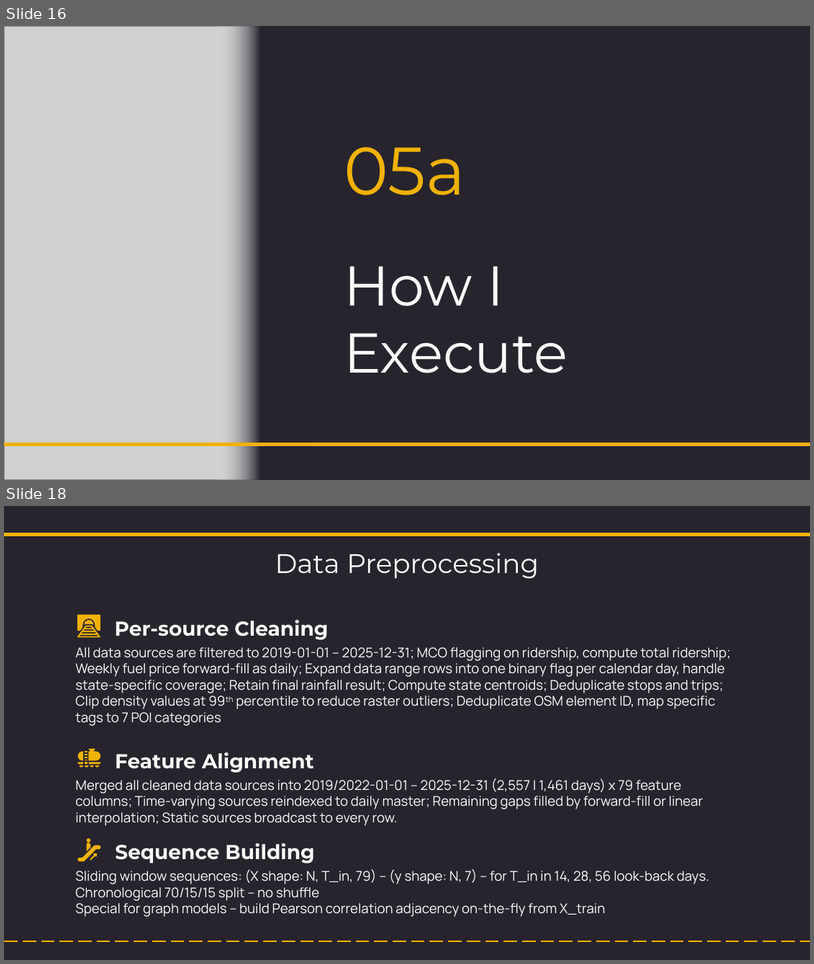
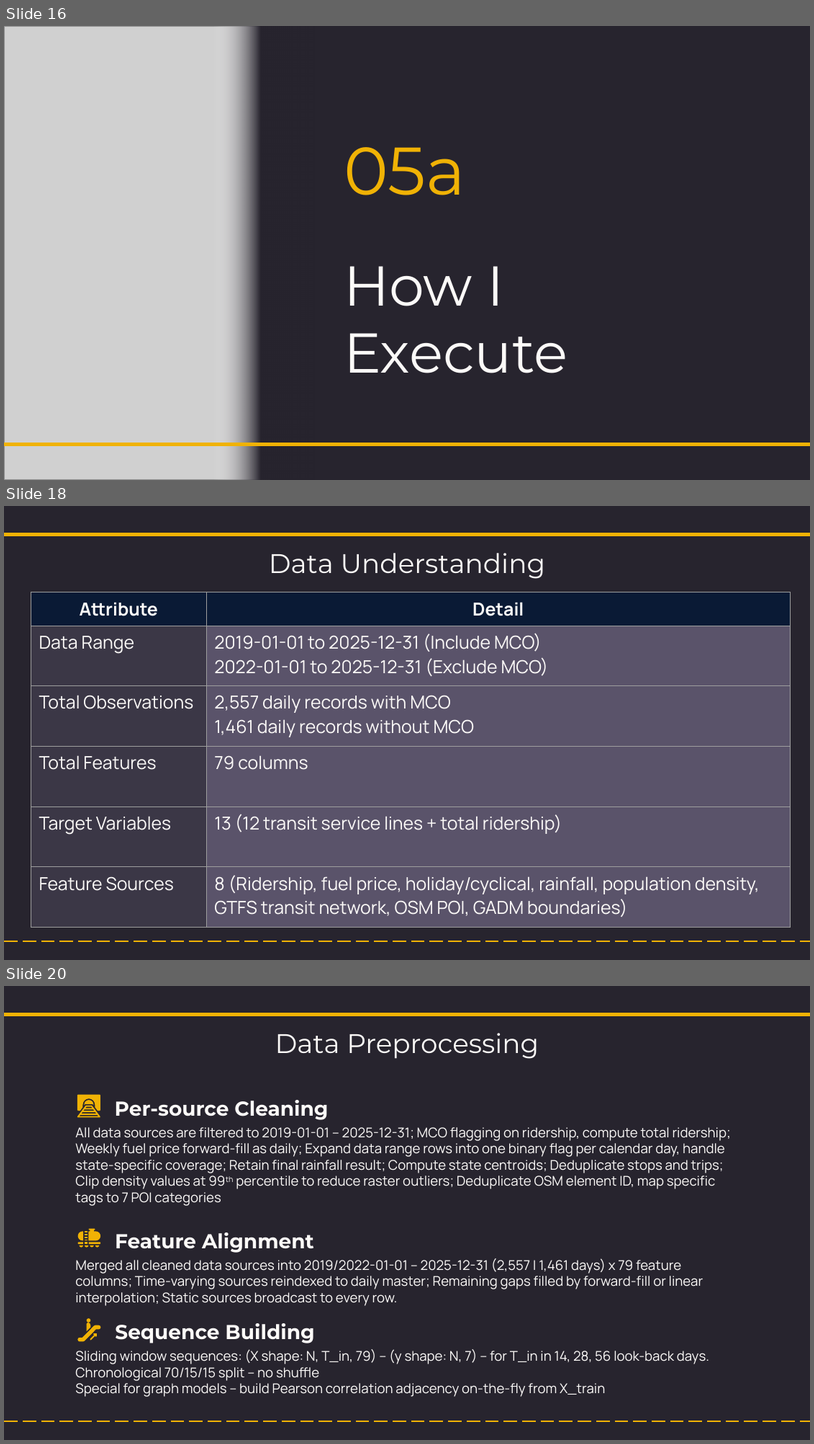
Before and after one commit to NightfuryEquinn/Ridership, a slide deck: docs/24202141_yipzixian_p1_presentation_revised.pptx. Shown one above the other, each under a label of ours: slides 16 and 18 before the commit, slides 16, 18 and 20 after it; the slides between them are not shown. The pictures are 814x964 and 814x1444 pixels, drawn with LibreOffice and Linux fonts; fonts in the diff are those of the drawing; grey boxes stand for pictures. Boxes give left, top, right and bottom in pixels: in the first picture for what was removed or moved away, otherwise in the second. Text is boxed around its words. In the diff, an @@ line names an element or a change of style, - is before the commit and + after.

```diff
--- a/docs/24202141_yipzixian_p1_presentation_revised.pptx
+++ b/docs/24202141_yipzixian_p1_presentation_revised.pptx
@@ slide 18 added at <box>4,506,810,960</box>, background #27242E; not listed: 2 template elements that a slide beside it also shows @@
@@ text added at <box>269,553,546,579</box>, 24 pt, text #FCFAF8 @@
+Data Understanding
@@ table added at <box>31,592,790,927</box>, 6 rows, 2 columns @@
+Attribute | Detail
+Data Range | 2019-01-01 to 2025-12-31 (Include MCO) / 2022-01-01 to 2025-12-31 (Exclude MCO)
+Total Observations | 2,557 daily records with MCO / 1,461 daily records without MCO
+Total Features | 79 columns
+Target Variables | 13 (12 transit service lines + total ridership)
+Feature Sources | 8 (Ridership, fuel price, holiday/cyclical, rainfall, population density, GTFS transit network, OSM POI, GADM boundaries)
@@ what was slide 18 is now slide 20 @@
```
Also in this commit, not shown: 3 slides changed, 4 other slides added, 1 slide removed, 25 other files.
